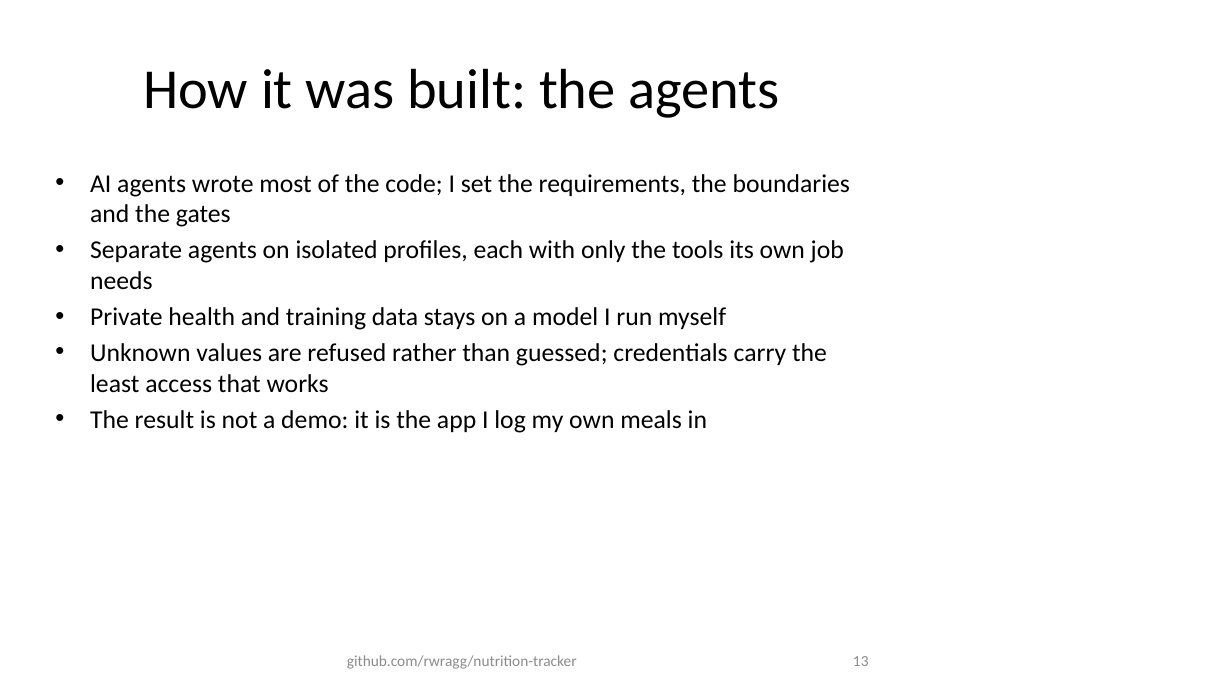
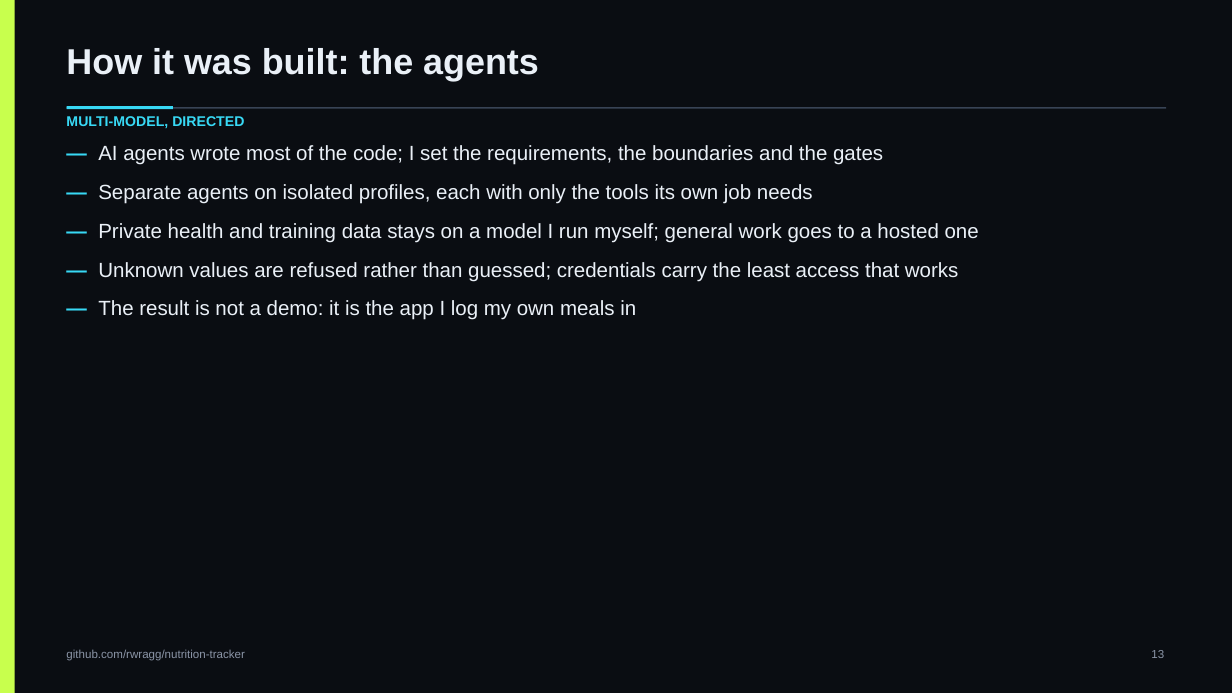
Before and after one commit to rwragg/nutrition-tracker, a slide deck: slide 13 of docs/deck/Nutrition-Tracker-Deck.pptx. Drawn at 1232x693 pixels with LibreOffice and Linux fonts; fonts in the diff are those of the drawing. Boxes give left, top, right and bottom in pixels: in the first picture for what was removed or moved away, otherwise in the second. Text is boxed around its words. In the diff, an @@ line names an element or a change of style, - is before the commit and + after.

Commit message:
deck: rebuild on the app's own colours and one 16:9 grid
Replaces the default-layout build with docs/deck/build_deck.py, which reads --ink, --volt, --cyan,
--violet, --ember, --text and --hairline out of frontend/app/globals.css and lays every page out on
the same geometry: title band, rule, content frame, caption band, footer and slide number in the
same place on all 15 pages, one fixed frame for every screenshot, and a spine down the left edge.

Fixes what the renders caught: bullets running off the bottom of the body area, shape text losing
its colour after the first paragraph, box lines centred inconsistently, and screenshots with no
visible edge against a dark slide. build_deck.py now refuses shapes that fall outside the page, so
that class of defect fails the build instead of the review.

deck.json is gone — the builder is the single source of truth.

```diff
--- a/docs/deck/Nutrition-Tracker-Deck.pptx
+++ b/docs/deck/Nutrition-Tracker-Deck.pptx
@@ background #FFFFFF to #0A0D12 @@
@@ rectangle added at (x1=0, y1=0, x2=15, y2=693), fill #C8FF4D @@
@@ text "How it was built: the ..." moved from (x1=143, y1=68, x2=779, y2=118) to (x1=66, y1=48, x2=539, y2=81) @@
@@ text "How it was built: the ..." at (x1=66, y1=48, x2=539, y2=81): size 44 to 28 pt, font Calibri to Arial, text colour #000000 to #EAF0F7, bold on; alignment centre to left; vertical alignment middle to top @@
@@ text added at (x1=66, y1=116, x2=244, y2=128), 11 pt, text #38D9F5, bold @@
+MULTI-MODEL, DIRECTED
@@ rectangle added at (x1=67, y1=107, x2=1166, y2=109), fill #384355 @@
@@ rectangle added at (x1=67, y1=106, x2=173, y2=109), fill #38D9F5 @@
@@ text at (x1=98, y1=145, x2=979, y2=320): text changed; size 20 to 16 pt; font Calibri to Arial; text colour #000000 to #EAF0F7 @@
-• AI agents wrote most of the code; I set the requirements, the boundaries and the gates
-• Separate agents on isolated profiles, each with only the tools its own job needs
-• Private health and training data stays on a model I run myself
-• Unknown values are refused rather than guessed; credentials carry the least access that works
-• The result is not a demo: it is the app I log my own meals in
+— AI agents wrote most of the code; I set the requirements, the boundaries and the gates
+— Separate agents on isolated profiles, each with only the tools its own job needs
+— Private health and training data stays on a model I run myself; general work goes to a hosted one
+— Unknown values are refused rather than guessed; credentials carry the least access that works
+— The result is not a demo: it is the app I log my own meals in
@@ text "github.com/rwragg/nutrition-tracker" moved from (x1=347, y1=655, x2=577, y2=669) to (x1=66, y1=649, x2=244, y2=661) @@
@@ text "github.com/rwragg/nutrition-tracker" at (x1=66, y1=649, x2=244, y2=661): size 12 to 9 pt, font Calibri to Arial, text colour #8C8C8C to #8B95A7; alignment centre to left; vertical alignment middle to top @@
@@ text "13" moved from (x1=853, y1=656, x2=869, y2=666) to (x1=1151, y1=650, x2=1164, y2=658) @@
@@ text "13" at (x1=1151, y1=650, x2=1164, y2=658): size 12 to 9 pt, font Calibri to Arial, text colour #8C8C8C to #8B95A7; vertical alignment middle to top @@
```
Also in this commit, not shown: 14 other slides changed, 4 other files.
